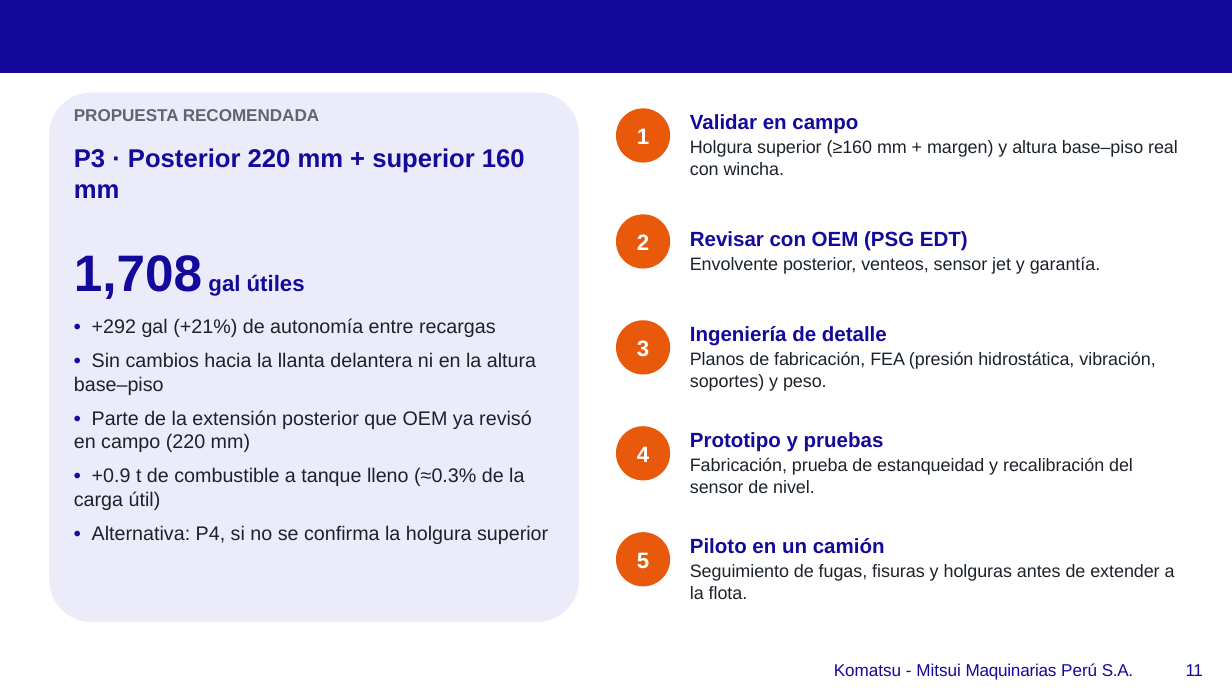
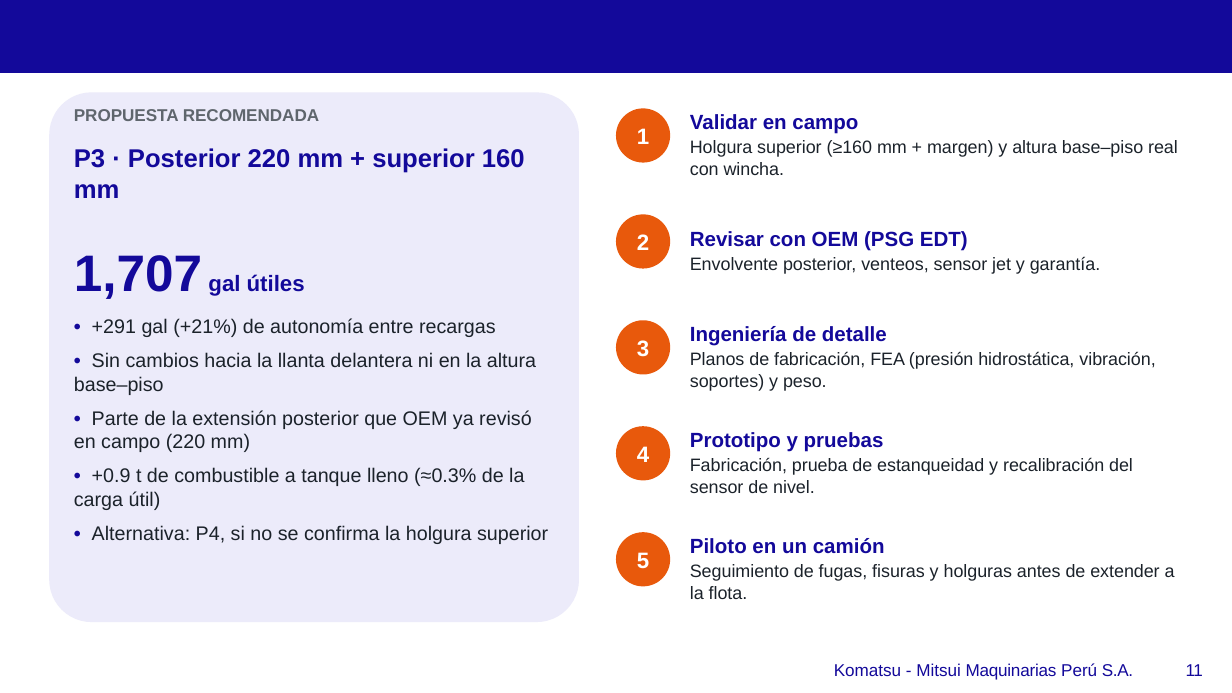
Before and after one commit to scedillo-wq/TanqueComb, a slide deck: slide 11 of Presentacion_Ampliacion_Tanque_980E5_1700gal.pptx. Drawn at 1232x693 pixels with LibreOffice and Linux fonts; fonts in the diff are those of the drawing; background and template pictures are left out. Boxes give left, top, right and bottom in pixels: in the first picture for what was removed or moved away, otherwise in the second. Text is boxed around its words. In the diff, an @@ line names an element or a change of style, - is before the commit and + after.

```diff
--- a/Presentacion_Ampliacion_Tanque_980E5_1700gal.pptx
+++ b/Presentacion_Ampliacion_Tanque_980E5_1700gal.pptx
@@ text at bbox=[74, 255, 305, 299]: text changed @@
-1,708 gal útiles
+1,707 gal útiles
@@ text at bbox=[92, 318, 496, 337]: text changed @@
-• +292 gal (+21%) de autonomía entre recargas
+• +291 gal (+21%) de autonomía entre recargas
```
Also in this commit, not shown: 6 other slides changed, 5 other files.
